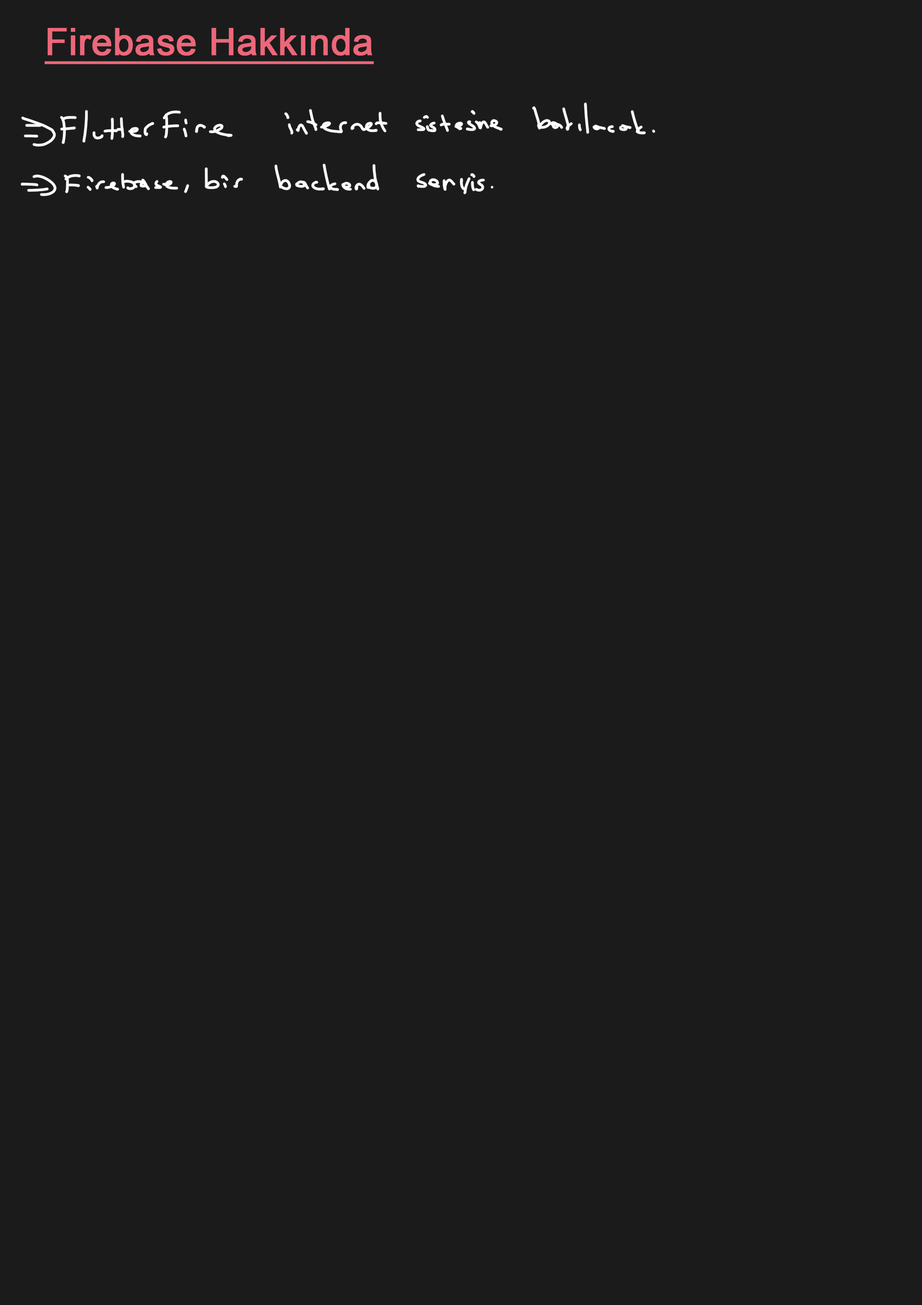
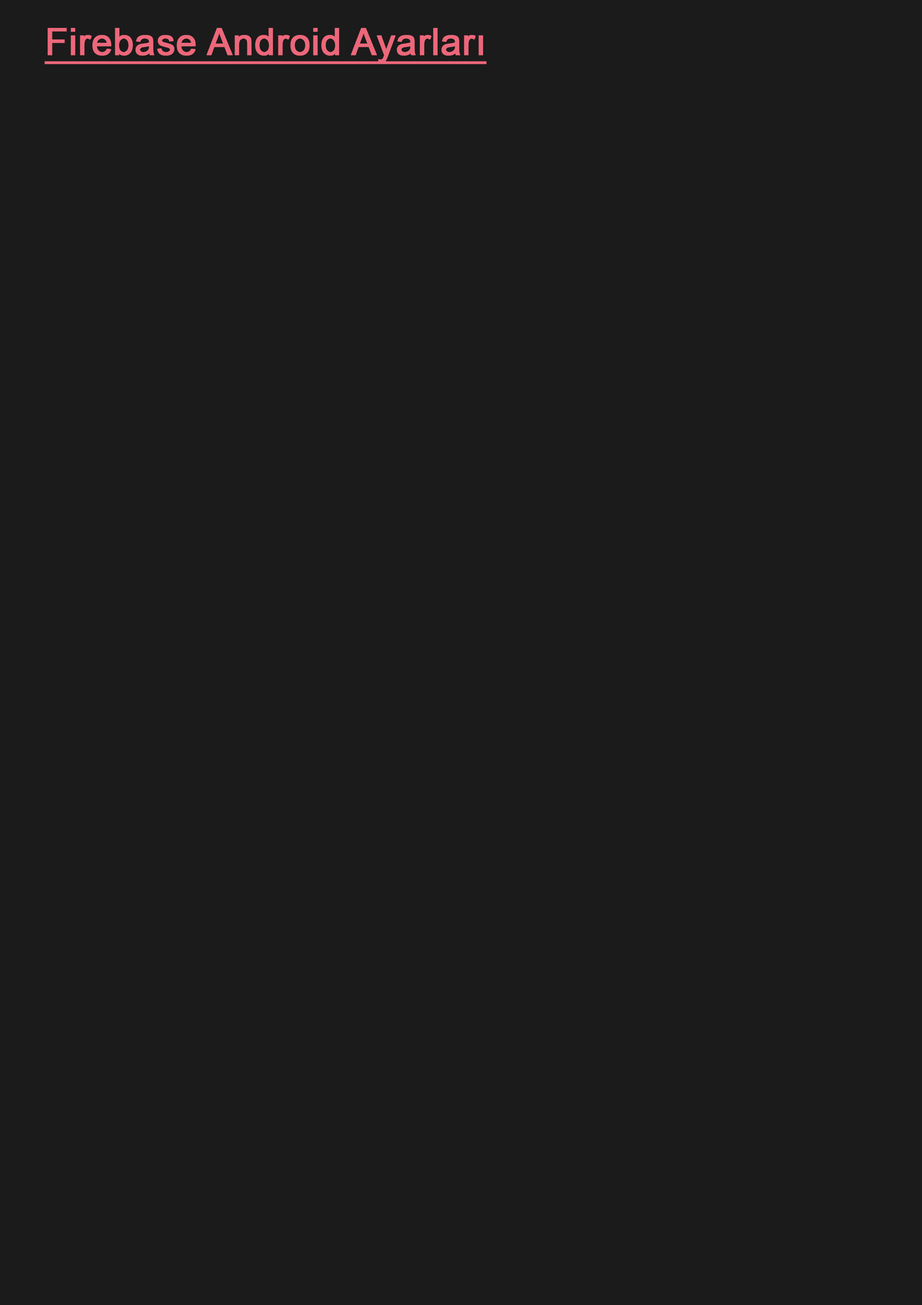
Two versions of the same layered image (922px x 1305px). Layer-by-layer changes:
renamed "Firebase Hakkında" to "Firebase Android Ayarları", painted on it over left=206, top=27, right=487, bottom=65
painted on "Arka Plan" over left=20, top=101, right=656, bottom=197
